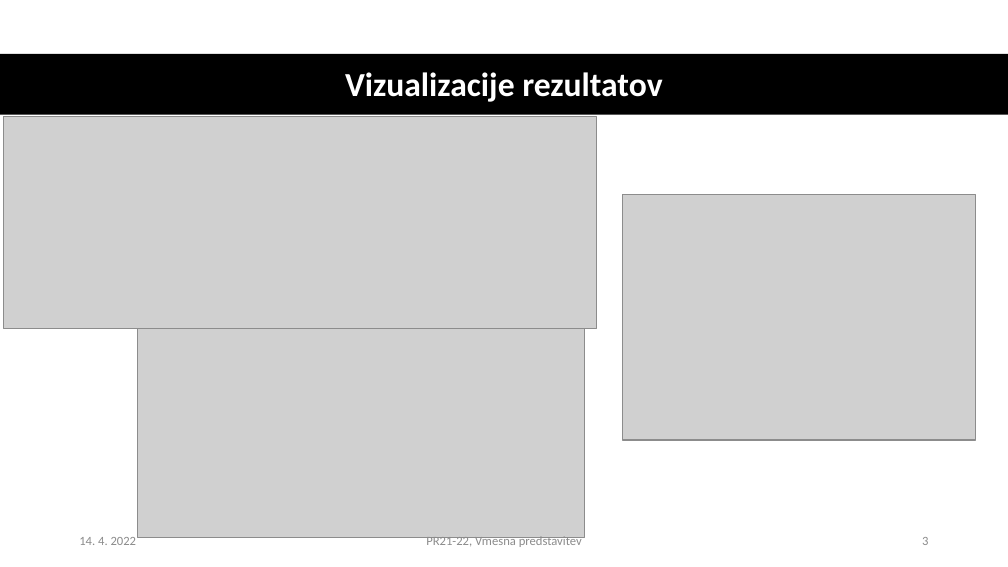
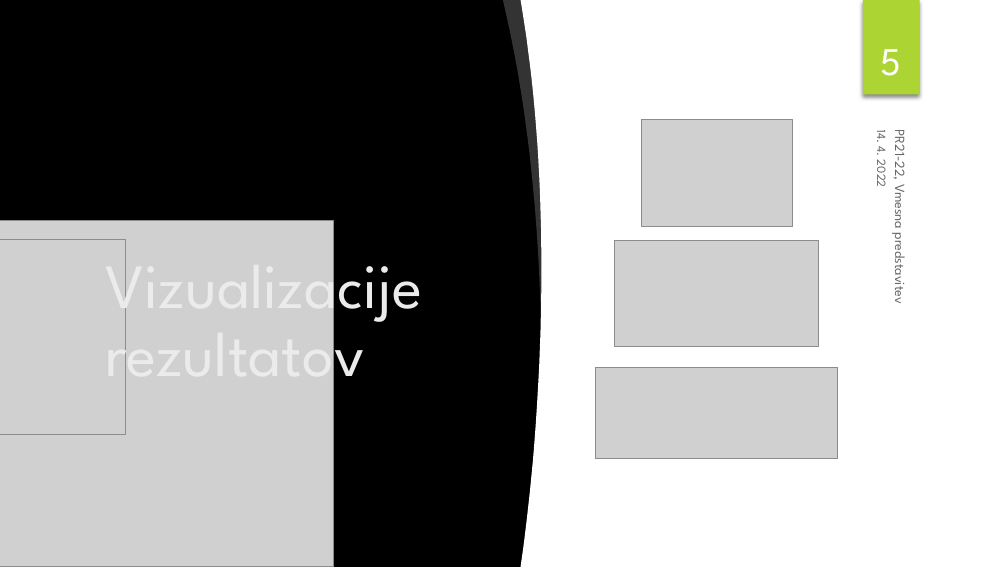
Before and after one commit to Nik-tech-cloud/PR22NGAMZ, a slide deck: slide 5 of PR2021-22_vmesna_5.pptx (slide 3 before the commit). Drawn at 1008x567 pixels with LibreOffice and Linux fonts; fonts in the diff are those of the drawing; grey boxes stand for pictures; background and template pictures are left out. Boxes give left, top, right and bottom in pixels: in the first picture for what was removed or moved away, otherwise in the second. Text is boxed around its words. In the diff, an @@ line names an element or a change of style, - is before the commit and + after.

```diff
--- a/PR2021-22_vmesna_5.pptx
+++ b/PR2021-22_vmesna_5.pptx
@@ background #FFFFFF to picture (left out) @@
@@ freeform shape added at (503,0,549,306), fill #FFFFFF at 20% opacity @@
@@ freeform shape added at (520,0,631,566), fill #FFFFFF @@
@@ rectangle added at (596,0,1008,566), fill #FFFFFF @@
@@ picture added at (661,0,794,95) @@
@@ rectangle added at (863,0,919,95), fill #ACD433 @@
@@ rectangle removed at (0,53,1008,114) @@
@@ page number added at (880,49,901,76), 28 pt, text #FFFFFF @@
+5
@@ title "Vizualizacije rezultatov": place and size @@
-title "Vizualizacije rezultatov" at (345,72,662,102)
+title "Vizualizacije rezultatov" at (106,245,423,395)
@@ title "Vizualizacije rezultatov" at (106,245,423,395): size 24 to 45 pt, font Calibri to League Spartan, text colour #FFFFFF to #EBEBEB, bold off; alignment centre to left; vertical alignment middle to bottom @@
@@ picture: place and size @@
-picture at (623,195,976,440)
+picture at (641,120,792,227)
@@ text "14. 4. 2022": place and size @@
-text "14. 4. 2022" at (79,537,137,545)
+text "14. 4. 2022" at (873,131,892,186)
@@ text "14. 4. 2022" at (873,131,892,186): font Calibri to League Spartan, text colour #8C8C8C to #000000 at 60% opacity; line spacing 1 to 0.9; vertical alignment middle to top; rotation 0 to 90 degrees @@
@@ text "PR21-22, Vmesna predstavitev": place and size @@
-text "PR21-22, Vmesna predstavitev" at (426,535,582,547)
+text "PR21-22, Vmesna predstavitev" at (890,135,911,302)
@@ text "PR21-22, Vmesna predstavitev" at (890,135,911,302): size 9 to 10 pt, font Calibri to League Spartan, text colour #8C8C8C to #000000 at 60% opacity; alignment centre to left; line spacing 1 to 0.9; vertical alignment middle to bottom; rotation 0 to 90 degrees @@
@@ picture added at (0,221,334,567) @@
@@ picture added at (0,239,126,434) @@
@@ picture: place and size @@
-picture at (138,306,586,537)
+picture at (615,240,818,347)
@@ picture: place and size @@
-picture at (4,117,597,329)
+picture at (595,368,838,459)
@@ page number removed at (922,537,928,545) @@
-3
```
Also in this commit, not shown: 3 other slides changed, 27 slides added, 26 other files.
